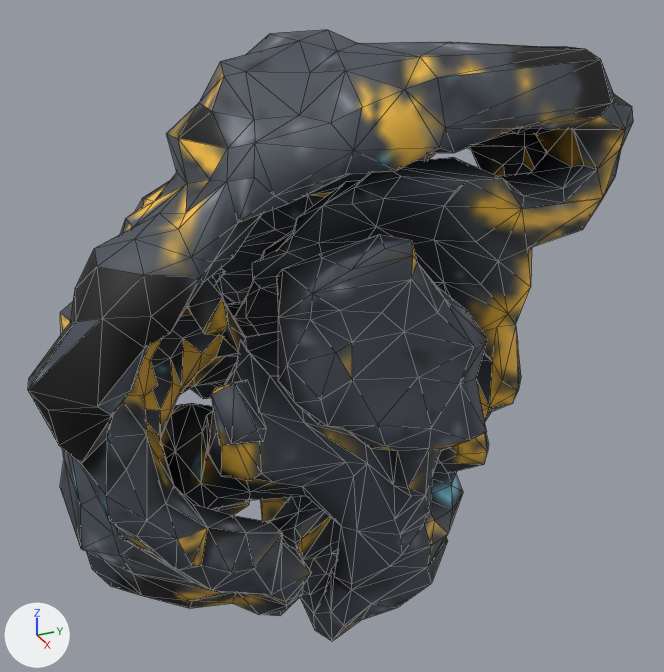
A saved change to the glTF model www/proto3d/models/beth/equipment/fitted/orin/orin_plate_epic_shoulder_R_lod1.glb.
One viewpoint serves both versions: a 50 mm camera at (0.34, -0.363, 1.735) aimed at (-0.341, -0.057, 1.395). The axes (+X, +Y, +Z) are drawn at lower left. The lights are the same throughout. The first picture is the older version. Mesh edges are drawn as thin lines. Vertices at exactly the same position are counted once.

In view in the first picture: 'orin_plate_epic_shoulder_R_lod1'.
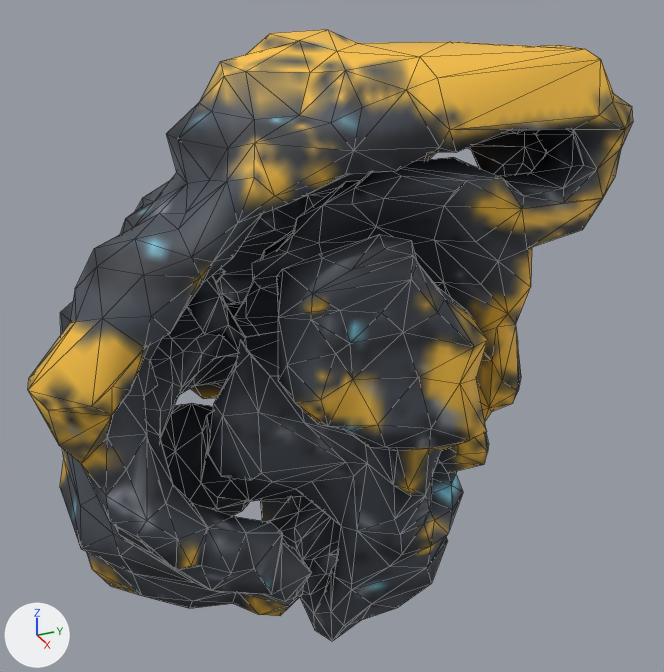
What the commit changed:
me_orin_plate_epic_shoulder_r_hi_002 is used by ob_orin_plate_epic_shoulder_r_lod1; location (0.0, 0.0, 0.0).
me_orin_plate_epic_shoulder_r_hi_002 had 1121 vertices, 2250 faces and spanned x -0.53..-0.154, y -0.326..0.151, z 1.08..1.659.
me_orin_plate_epic_shoulder_r_hi_002 now has 1123 vertices, 2258 faces and spans x -0.53..-0.155, y -0.326..0.151, z 1.08..1.659.
me_orin_plate_epic_shoulder_r_hi_002 part 1: the loose piece of 10 vertices spanning x -0.192..-0.154, y -0.216..-0.183, z 1.41..1.455 is deleted.
Part 2, on me_orin_plate_epic_shoulder_r_hi_002:
38 vertices are removed from x -0.509..-0.183, y -0.225..0.094, z 1.183..1.645.
189 faces are deleted.
6 vertices in x -0.348..-0.193, y -0.213..0.08, z 1.15..1.552 move by (0.0, -0.001, 0.0).
3 vertices in x -0.512..-0.189, y -0.123..0.06, z 1.31..1.589 move by (0.0, 0.001, 0.0).
3 vertices in x -0.301..-0.192, y -0.231..-0.063, z 1.342..1.545 move by (-0.001, 0.0, 0.0).
26 vertices move from x -0.473..-0.189, y -0.248..0.096, z 1.148..1.631 to x -0.474..-0.188, y -0.248..0.096, z 1.147..1.631.
49 vertices are added at x -0.509..-0.182, y -0.225..0.1, z 1.181..1.647.
211 new faces join them.
Part 3, on me_orin_plate_epic_shoulder_r_hi_002:
1 vertex is removed from x -0.175, y -0.29, z 1.459.
6 faces are deleted.
2 vertices are added at (-0.177, -0.293, 1.459), (-0.181, -0.279, 1.468).
8 new faces join them.
me_orin_plate_epic_shoulder_r_hi_002 part 4: 1741 kept faces spanning x -0.53..-0.155, y -0.326..0.151, z 1.08..1.659 get new texture (UV) coordinates.

What differs and where, as boxes [x1, y1, x2, y2] in the pictures (664 x 672 px; the box of a moved part takes in the faces that stretch with it):
part 1 of me_orin_plate_epic_shoulder_r_hi_002, deleted: before [211, 380, 266, 445]
part 2 of me_orin_plate_epic_shoulder_r_hi_002, moved or reshaped: before [146, 46, 632, 616]; after [146, 45, 632, 616]
part 3 of me_orin_plate_epic_shoulder_r_hi_002, moved or reshaped: [28, 319, 145, 415] in both
part 4 of me_orin_plate_epic_shoulder_r_hi_002, surface changed: [28, 29, 633, 638] in both
